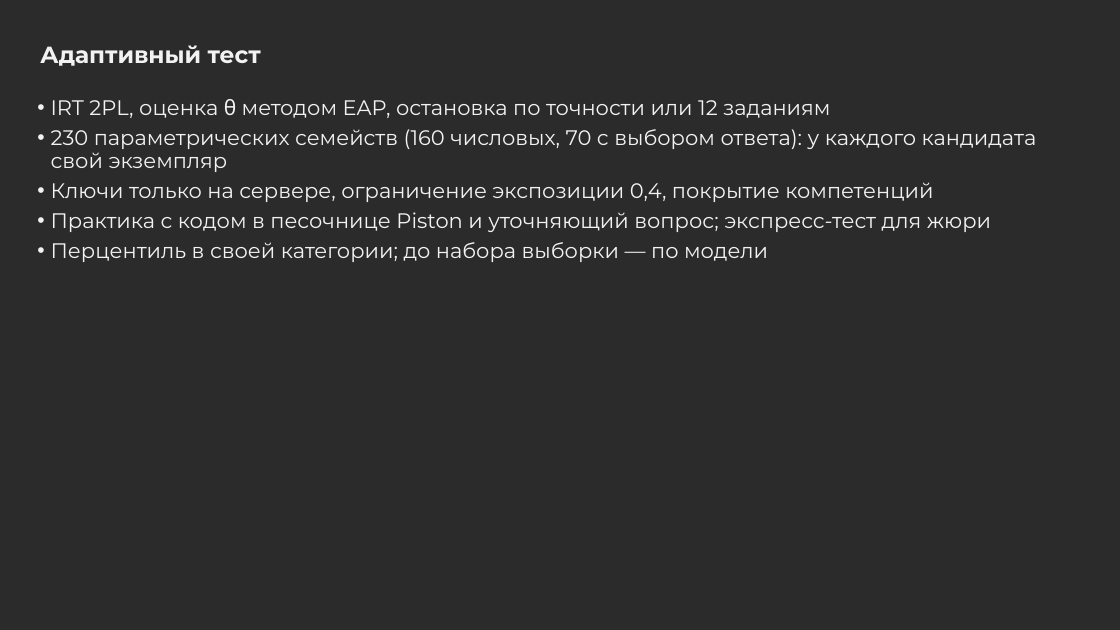
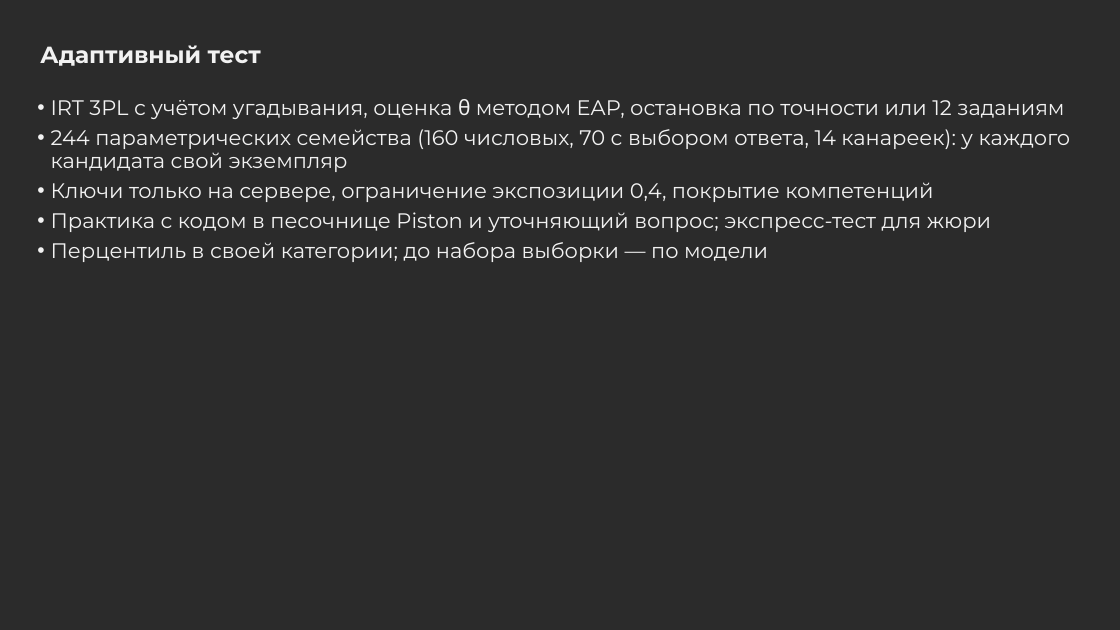
Before and after one commit to Egor2809/fsp-scout, a slide deck: slide 4 of docs/scout-presentation.pptx. Drawn at 1120x630 pixels with LibreOffice and Linux fonts; fonts in the diff are those of the drawing; background and template pictures are left out; a plain dark background stands for a picture behind light text. Boxes give left, top, right and bottom in pixels: in the first picture for what was removed or moved away, otherwise in the second. Text is boxed around its words. In the diff, an @@ line names an element or a change of style, - is before the commit and + after.

```diff
--- a/docs/scout-presentation.pptx
+++ b/docs/scout-presentation.pptx
@@ text at <box>51,99,1070,172</box>: text changed @@
-• IRT 2PL, оценка θ методом EAP, остановка по точности или 12 заданиям
-• 230 параметрических семейств (160 числовых, 70 с выбором ответа): у каждого кандидата свой экземпляр
+• IRT 3PL с учётом угадывания, оценка θ методом EAP, остановка по точности или 12 заданиям
+• 244 параметрических семейства (160 числовых, 70 с выбором ответа, 14 канареек): у каждого кандидата свой экземпляр
```
Also in this commit, not shown: 1 other slide changed, 7 other files.
